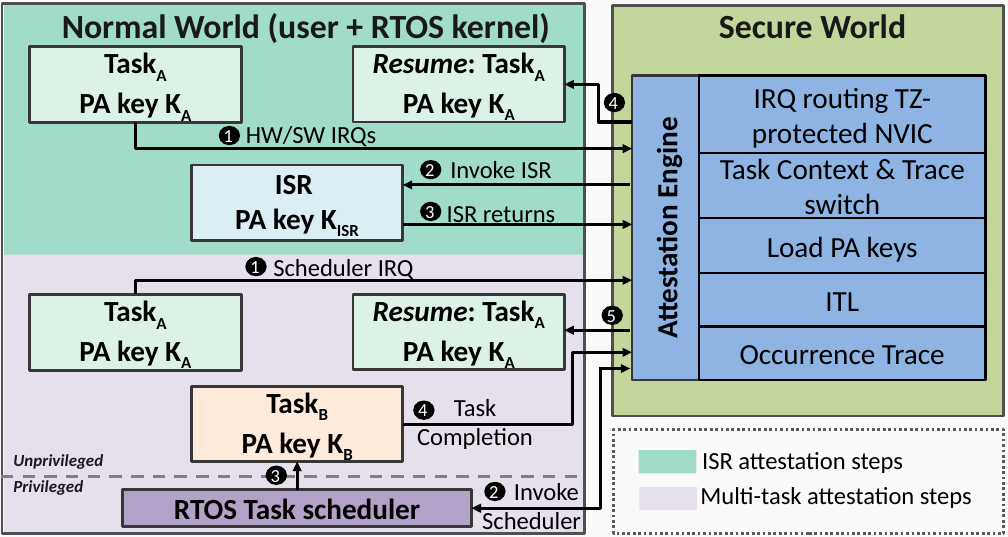
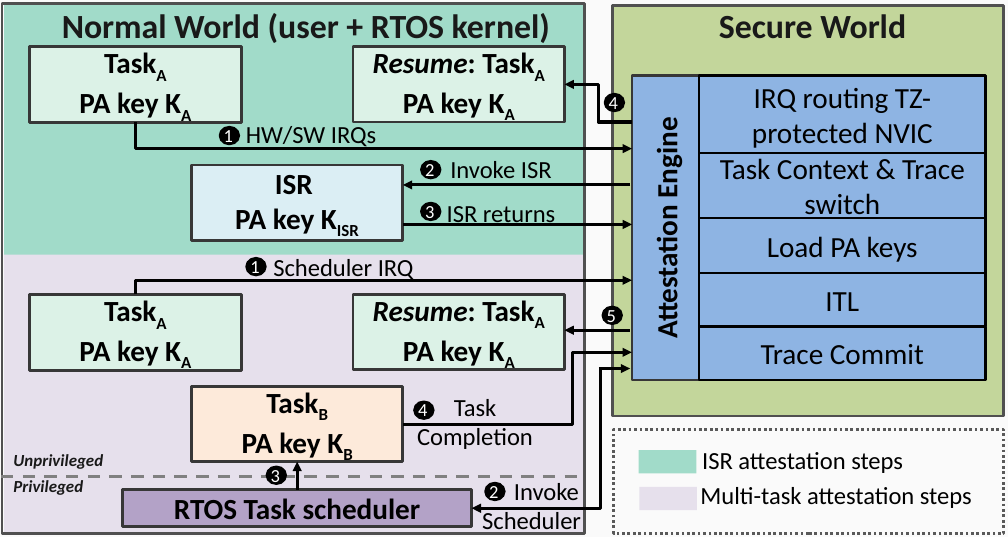
Before and after one commit to Tomal-kuet/NSF-SaTC-small-MCU, a slide deck: slide 1 of figs/thrust2.2-rtos-attestation.pptx. Drawn at 1008x537 pixels with LibreOffice and Linux fonts; fonts in the diff are those of the drawing. Boxes give left, top, right and bottom in pixels: in the first picture for what was removed or moved away, otherwise in the second. Text is boxed around its words. In the diff, an @@ line names an element or a change of style, - is before the commit and + after.

```diff
--- a/figs/thrust2.2-rtos-attestation.pptx
+++ b/figs/thrust2.2-rtos-attestation.pptx
@@ text in rectangle at [761,344,924,365]: text changed @@
-Occurrence Trace
+Trace Commit
```
Also in this commit, not shown: 2 other files.
